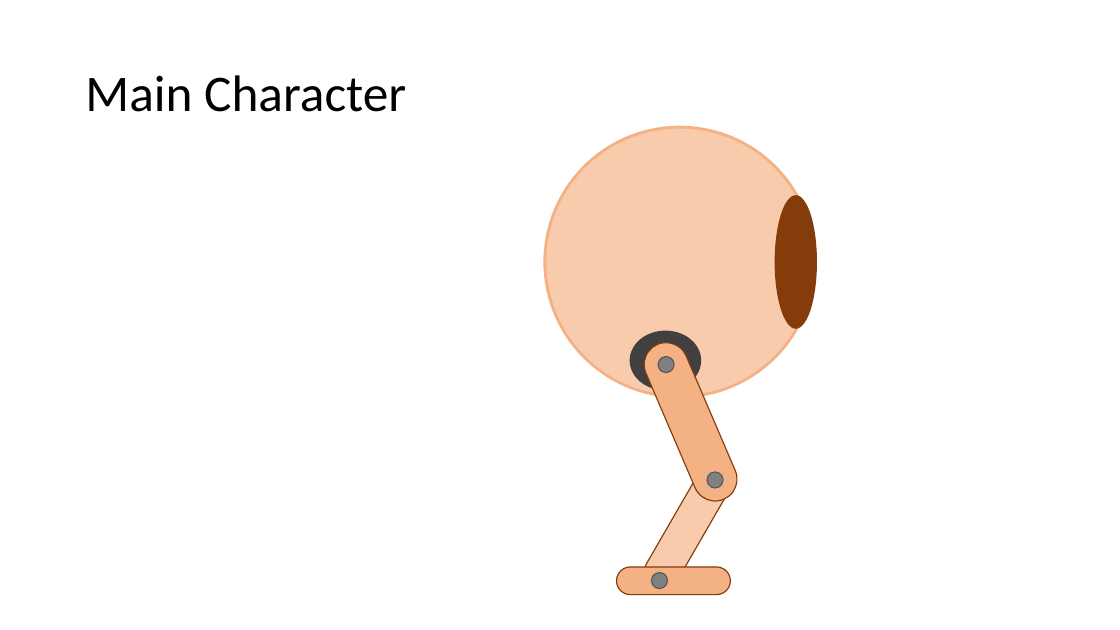
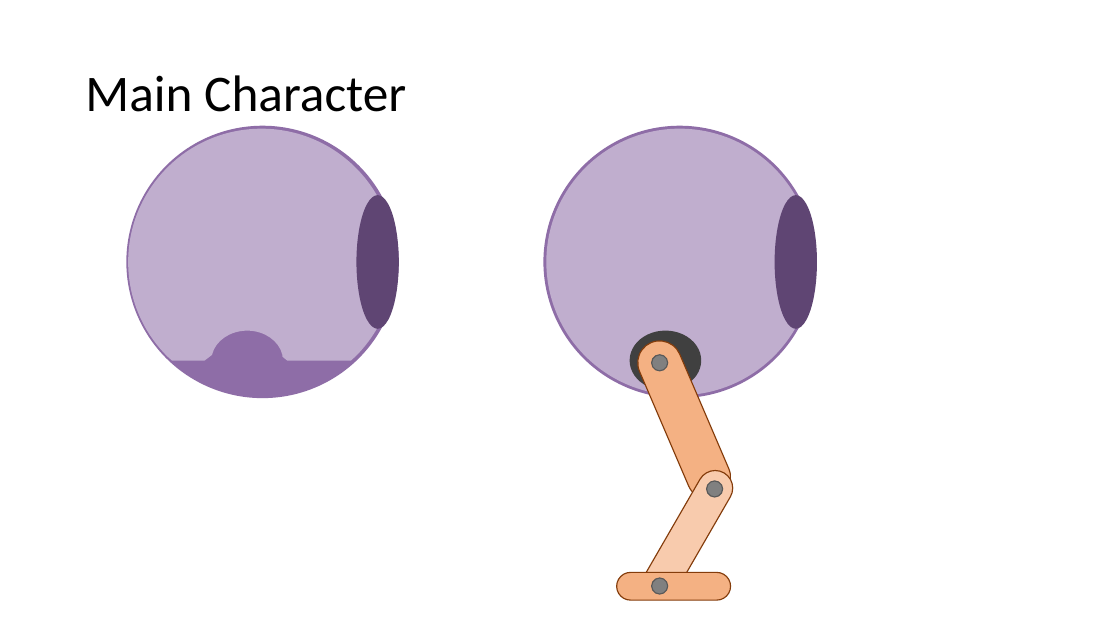
Before and after one commit to MillerMark/CodeRushed-1, a slide deck: slide 2 of Design Notes/Game 1 - Vector Artwork.pptx. Drawn at 1120x630 pixels with LibreOffice and Linux fonts; fonts in the diff are those of the drawing. Boxes give left, top, right and bottom in pixels: in the first picture for what was removed or moved away, otherwise in the second. Text is boxed around its words. In the diff, an @@ line names an element or a change of style, - is before the commit and + after.

```diff
--- a/Design Notes/Game 1 - Vector Artwork.pptx
+++ b/Design Notes/Game 1 - Vector Artwork.pptx
@@ ellipse added at [126, 126, 398, 398], fill #8E6DA7 @@
@@ freeform shape added at [129, 129, 395, 360], fill #C0AECE @@
@@ ellipse at [544, 126, 816, 398]: fill #F4B183 to #8E6DA7 @@
@@ ellipse at [546, 129, 812, 395]: fill #F8CBAD to #C0AECE @@
@@ ellipse added at [356, 195, 398, 329], fill #5F4573 @@
@@ ellipse at [775, 195, 817, 329]: fill #843C0B to #5F4573 @@
@@ rounded rectangle: place and size @@
-rounded rectangle at [637, 336, 744, 508]
+rounded rectangle at [631, 334, 738, 507]
@@ ellipse: place and size @@
-ellipse at [658, 356, 674, 372]
+ellipse at [652, 355, 668, 371]
@@ rounded rectangle: place and size @@
-rounded rectangle at [638, 455, 740, 597]
+rounded rectangle at [637, 465, 739, 606]
@@ ellipse: place and size @@
-ellipse at [707, 472, 723, 488]
+ellipse at [707, 481, 723, 497]
@@ rounded rectangle: place and size @@
-rounded rectangle at [616, 568, 731, 595]
+rounded rectangle at [616, 573, 731, 600]
@@ ellipse: place and size @@
-ellipse at [652, 573, 668, 589]
+ellipse at [652, 578, 668, 594]
```
Also in this commit, not shown: 1 other slide changed, 15 other files.
